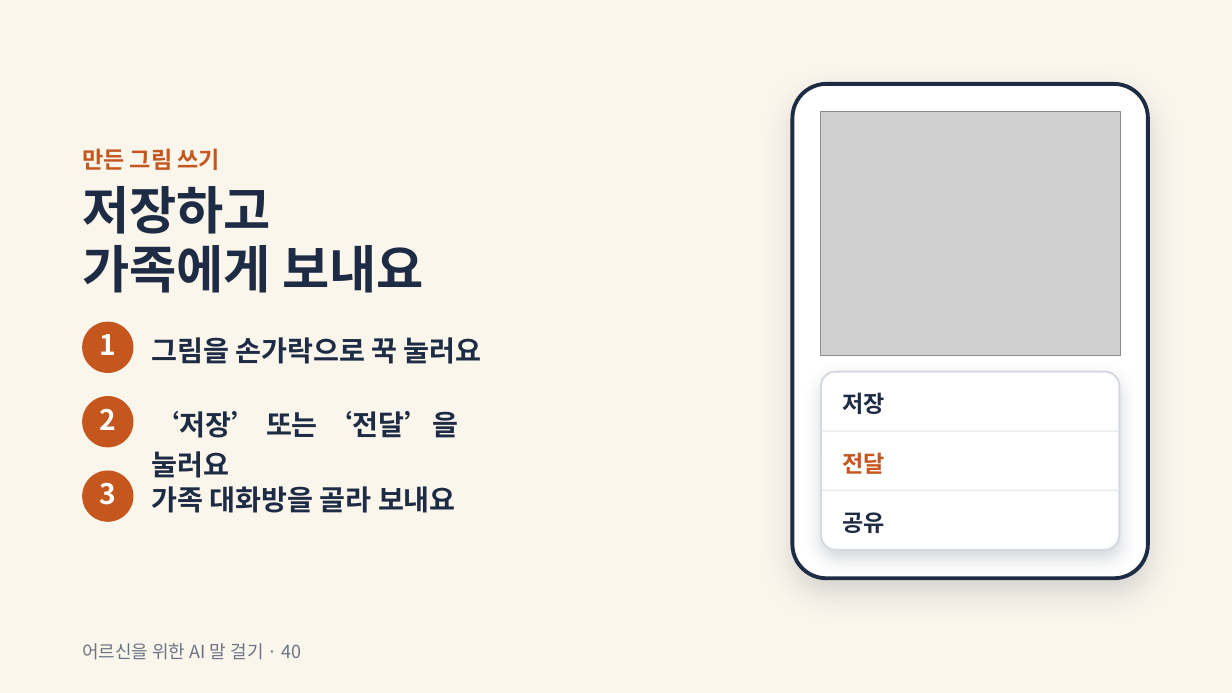
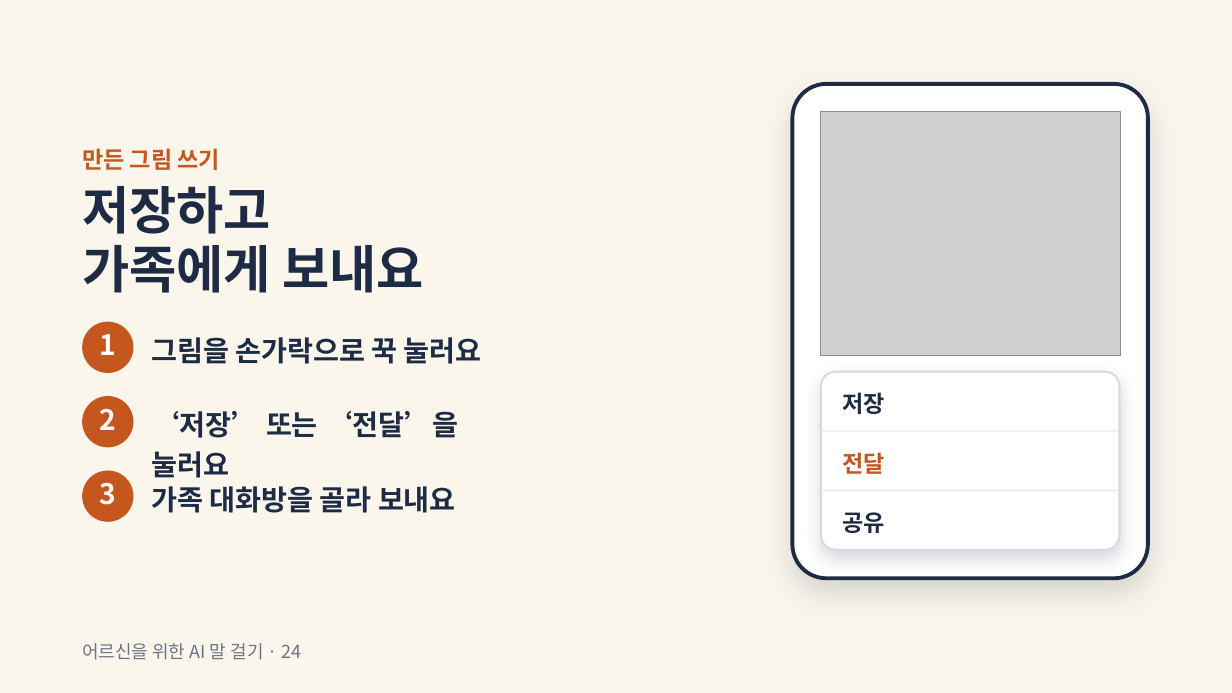
Before and after one commit to bbkilhyun0814-collab/---, a slide deck: slide 24 of ppt/ai와 함께 (카톡 챗GPT).pptx. Drawn at 1232x693 pixels with LibreOffice and Linux fonts; fonts in the diff are those of the drawing; grey boxes stand for pictures. Boxes give left, top, right and bottom in pixels: in the first picture for what was removed or moved away, otherwise in the second. Text is boxed around its words. In the diff, an @@ line names an element or a change of style, - is before the commit and + after.

```diff
--- a/ppt/ai와 함께 (카톡 챗GPT).pptx
+++ b/ppt/ai와 함께 (카톡 챗GPT).pptx
@@ text at [82, 643, 302, 660]: text changed @@
-어르신을 위한 AI 말 걸기 · 40
+어르신을 위한 AI 말 걸기 · 24
```
Also in this commit, not shown: 21 other slides changed.
